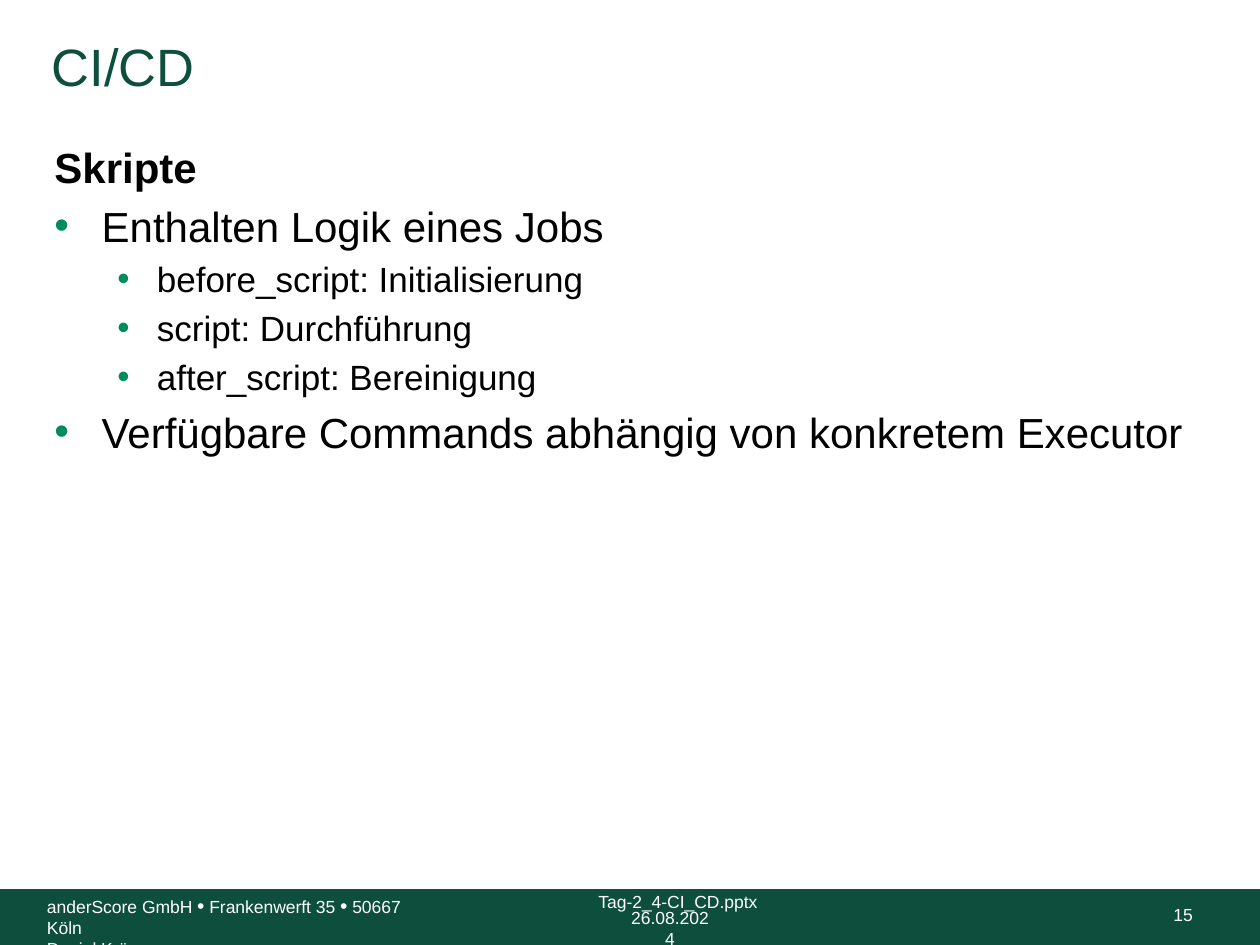
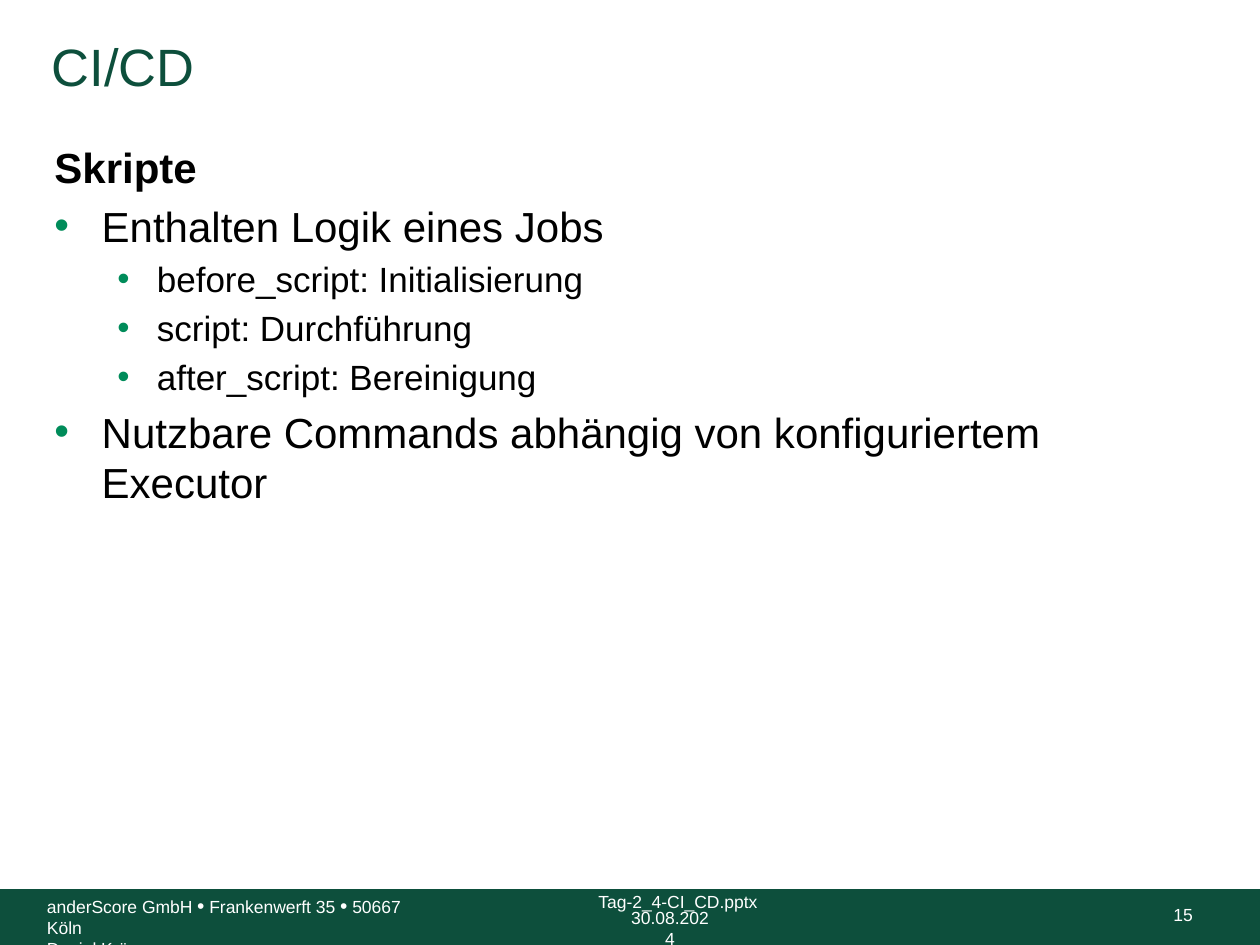
Before and after one commit to anderscore-gmbh/gitlab, a slide deck: slide 15 of slides/Tag-2_4-CI_CD.pptx. Drawn at 1260x945 pixels with LibreOffice and Linux fonts; fonts in the diff are those of the drawing; background and template pictures are left out. Boxes give left, top, right and bottom in pixels: in the first picture for what was removed or moved away, otherwise in the second. Text is boxed around its words. In the diff, an @@ line names an element or a change of style, - is before the commit and + after.

```diff
--- a/slides/Tag-2_4-CI_CD.pptx
+++ b/slides/Tag-2_4-CI_CD.pptx
@@ text at [102, 417, 1040, 499]: text changed @@
-• Verfügbare Commands abhängig von konkretem Executor
+• Nutzbare Commands abhängig von konfiguriertem Executor
@@ text at [631, 911, 709, 924]: text changed @@
-26.08.2024
+30.08.2024
```
Also in this commit, not shown: 46 other slides changed.
